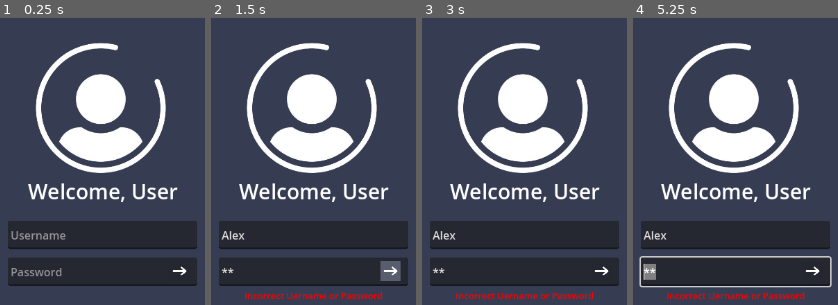
Above: before the commit, frames 1-4 (left to right).
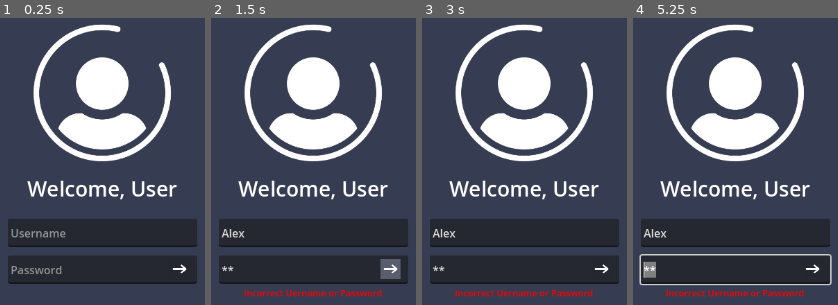
Above: after the commit, the same moments.

Repository: Joshua00013/WhiteHatSimulator
Game: Godot game, scene res://gui_in_3d/Computer login/Computer login screen gui.tscn
Same seed, same stepped clock (60 frames per second), same inputs: the game is played once before the commit and once after it. This scene is started directly instead of the project's main scene.
Inputs (mouse positions are in pixels of both pictures, inside the frame that each line leads up to; where the layout moved, square brackets give the same spot in the first picture):
- Up to frame 1 (0.25 s): no input
- Up to frame 2 (1.5 s): click (313, 236) at 0.52 s; type "Alex" at 0.6 s; click (313, 270) at 0.75 s; type "12" at 0.83 s; click (389, 267) [391, 270] at 1.25 s
- Up to frame 3 (3 s): click (600, 267) [602, 270] at 2 s; tap Enter (ui_accept) at 2.75 s; move the mouse to (outside the picture) at 2.77 s; hold D (strafe_right) from 2.78 s (still down); hold C (crouch) from 2.78 s (still down); click (outside the picture) at 2.92 s
- Up to frame 4 (5.25 s): tap Space (jump) at 3.02 s; release D (strafe_right) at 3.5 s; release C (crouch) at 3.5 s; tap Enter (ui_accept) at 3.5, 4.25, 5 s; drag from (outside the picture) to (694, 276) at 3.52 s; move the mouse to (813, 86) at 4.27 s; hold D (strafe_right) 4.28-5 s; hold Shift (sprint) 4.28-5 s; drag from (694, 276) to (outside the picture) at 5.02 s

The runs differ from the first frame. In frame 1, 17% of the frame differs, in the area x 3-97%, y 2-94%; in frame 2, 18%; in frame 3, 18%; in frame 4, 20%, in the area x 2-98%, y 2-98%.

Commit message:
GUI adjustments

Diff:
--- a/gui_in_3d/Computer login/Computer login screen gui.tscn
+++ b/gui_in_3d/Computer login/Computer login screen gui.tscn
@@ -33,15 +33,9 @@
 [node name="Control" type="Control"]
 custom_minimum_size = Vector2(250, 30)
 layout_mode = 3
-anchors_preset = 8
-anchor_left = 0.5
-anchor_top = 0.5
-anchor_right = 0.5
-anchor_bottom = 0.5
-offset_left = -428.0
-offset_top = -178.0
-offset_right = 429.0
-offset_bottom = 185.0
+anchors_preset = 15
+anchor_right = 1.0
+anchor_bottom = 1.0
 grow_horizontal = 2
 grow_vertical = 2
 script = ExtResource("1_lfks7")
@@ -49,15 +43,11 @@
 [node name="Panel" type="Panel" parent="."]
 custom_minimum_size = Vector2(1.4, 0.8)
 layout_mode = 1
-anchors_preset = -1
-anchor_left = -0.173862
-anchor_top = -0.396694
-anchor_right = 1.49592
-anchor_bottom = 1.87879
-offset_left = 1.0
-offset_top = -2.0
-offset_right = 1.0
-offset_bottom = -2.0
+anchors_preset = 15
+anchor_right = 1.0
+anchor_bottom = 1.0
+grow_horizontal = 2
+grow_vertical = 2
 theme_override_styles/panel = SubResource("StyleBoxFlat_a6wus")
 
 [node name="Username" type="LineEdit" parent="."]
@@ -115,10 +105,20 @@
 theme_override_styles/normal = SubResource("StyleBoxFlat_hrhvm")
 icon = ExtResource("2_3dhwv")
 
-[node name="B64f8Fcf0e0Aed9537c800Eb5e9Ca1Ed-removebg-preview" type="Sprite2D" parent="."]
-position = Vector2(427, 66)
-scale = Vector2(0.505988, 0.508032)
+[node name="B64f8Fcf0e0Aed9537c800Eb5e9Ca1Ed-removebg-preview" type="TextureRect" parent="."]
+layout_mode = 1
+anchors_preset = -1
+anchor_left = 0.384549
+anchor_top = 0.087963
+anchor_right = 0.617218
+anchor_bottom = 0.49912
+offset_right = 232.965
+offset_bottom = 231.57
+grow_horizontal = 2
+scale = Vector2(0.535, 0.535)
 texture = ExtResource("3_wdc70")
+stretch_mode = 5
+metadata/_edit_use_anchors_ = true
 
 [node name="Label" type="Label" parent="."]
 layout_mode = 1
